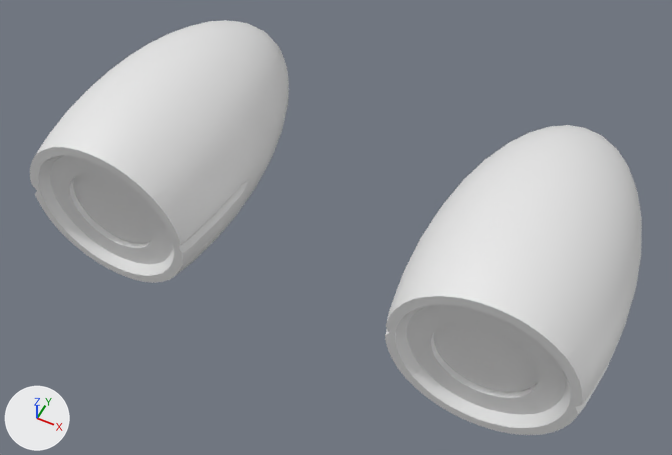
An edit to the OBJ model cosmodrone/assets/drone/thrusters.obj, drawn before and after from the same camera.
Before and after are seen from a 50 mm camera at (0.527, -1.527, 1.281) aimed at (-0.005, -0.463, -0.048). Arrows for +X, +Y and +Z are at lower left; the lights stay in place. Where no turn or scale is listed for an object, it has been applied to the vertices.

In view in the first picture: 'Thruster_1_Sphere.004', 'Thruster_2_Sphere.025'.
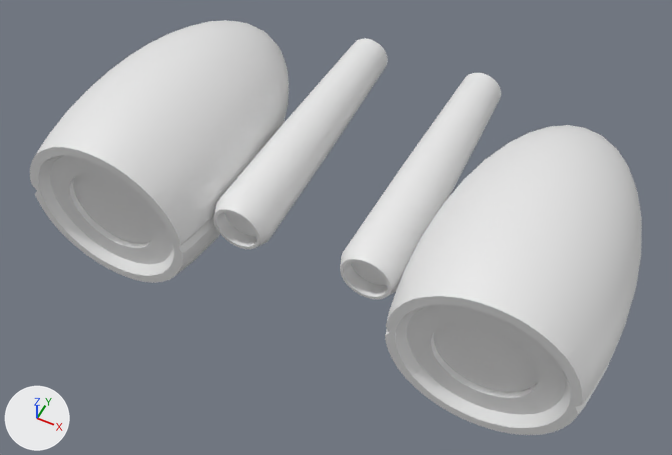
Patch to the scene script:
```diff
--- a/cosmodrone/assets/drone/thrusters.obj.py
+++ b/cosmodrone/assets/drone/thrusters.obj.py
@@ me_thrusters_3_cylinder_015 @@
+me_thrusters_3_cylinder_015.from_pydata(...)  # 288 vertices, 568 faces; spans x -0.185..0.185, y -0.615..-0.057, z -0.021..0.095
@@ ob_thrusters_3_cylinder_015 @@
+ob_thrusters_3_cylinder_015 = bpy.data.objects.new('Thrusters_3_Cylinder.015', me_thrusters_3_cylinder_015)
+ob_thrusters_3_cylinder_015.location = (0.0, 0.0, 0.0)
```

Where the change shows, as pixel boxes [x1, y1, x2, y2] in the pictures (672 x 455 px):
'Thrusters_3_Cylinder.015', added: after [213, 38, 501, 299]
